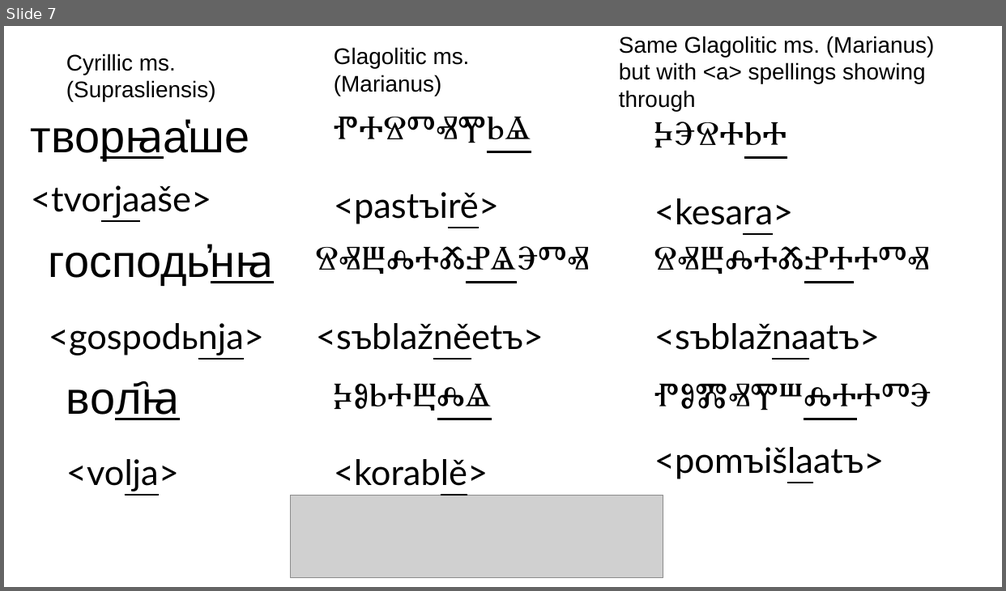
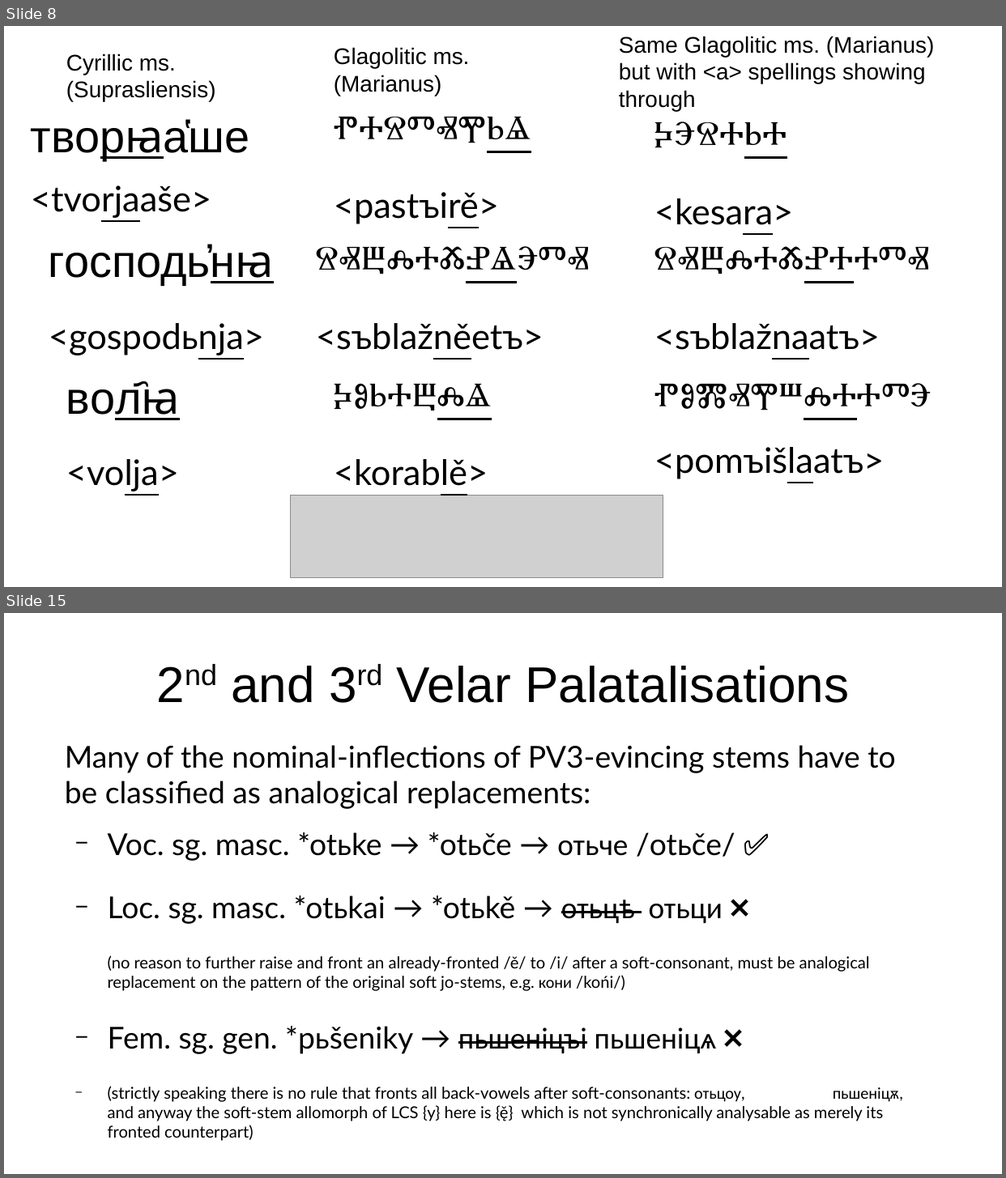
Before and after one commit to 12401453/torot_2023, a slide deck: presentation/thesis_workshop_slides.odp. Shown one above the other, each under a label of ours: slide 7 before the commit, slides 8 and 15 after it; the slides between them are not shown. The pictures are 1006x591 and 1006x1178 pixels, drawn with LibreOffice and Linux fonts; fonts in the diff are those of the drawing; grey boxes stand for pictures. Boxes give left, top, right and bottom in pixels: in the first picture for what was removed or moved away, otherwise in the second. Text is boxed around its words. In the diff, an @@ line names an element or a change of style, - is before the commit and + after.

```diff
--- a/presentation/thesis_workshop_slides.odp
+++ b/presentation/thesis_workshop_slides.odp
@@ slide 15 added at [4, 613, 1002, 1174], background #FFFFFF @@
@@ title added at [231, 666, 849, 703], 40 pt, text #000000 @@
+2nd and 3rd Velar Palatalisations
@@ text added at [65, 745, 903, 1141], 13 pt, text #000000 @@
+Many of the nominal-inflections of PV3-evincing stems have to be classified as analogical replacements:
+  − Voc. sg. masc. *otьke → *otьče → отьче /otьče/ ✅
+  − Loc. sg. masc. *otьkai → *otьkě → отьцѣ отьци ❌
+  (no reason to further raise and front an already-fronted /ě/ to /i/ after a soft-consonant, must be analogical replacement on the pattern of the original soft jo-stems, e.g. кони /końi/)
+  − Fem. sg. gen. *pьšeniky → пьшеніцъі пьшеніцѧ ❌
+  − (strictly speaking there is no rule that fronts all back-vowels after soft-consonants: отьцоу, пьшеніцѫ, and anyway the soft-stem allomorph of LCS {y} here is {ę̌} which is not synchronically analysable as merely its fronted counterpart)
@@ what was slide 7 is now slide 8 @@
```
Also in this commit, not shown: 1 slide changed, 11 other slides added, 2 slides removed, 5 other files.
